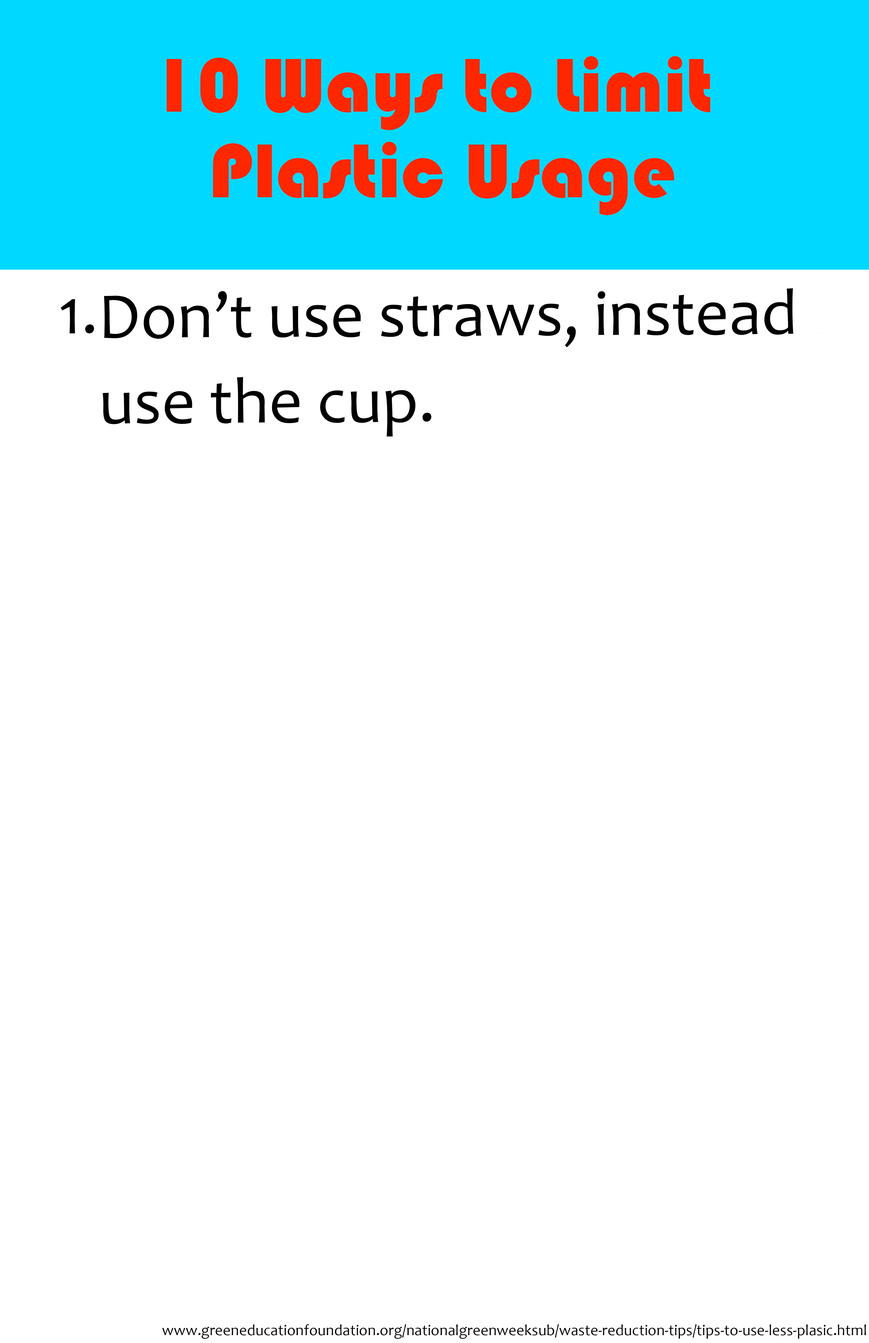
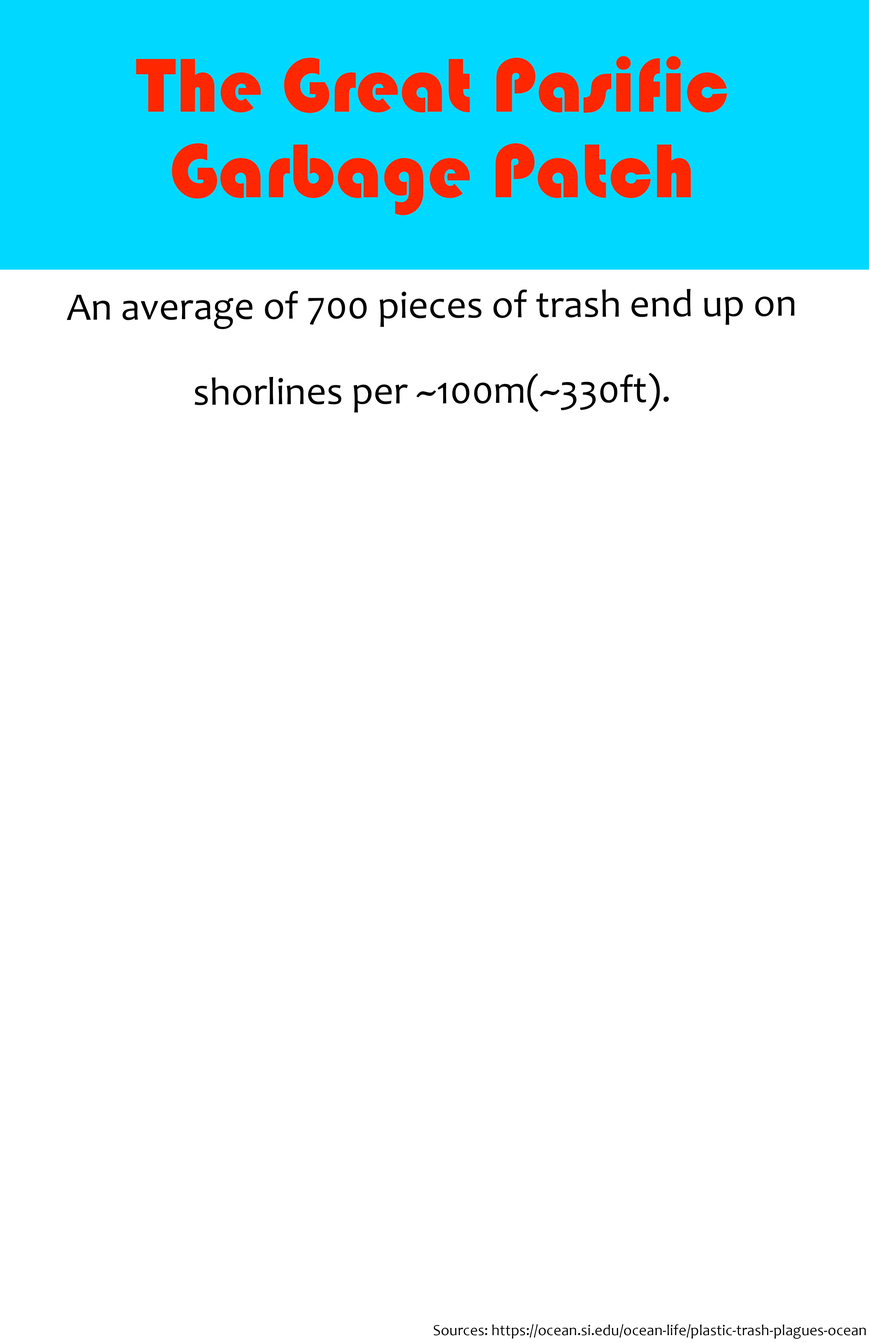
Comparing the layer stacks of the two 869x1343 images. Changes:
painted on "Title" over [136, 56, 728, 216]
removed layer "Numbering" over [60, 299, 95, 334]
renamed "Don’t use straws, instead . . use the cup." to "An average of 700 pieces of trash end up on shorlines per ~100m", painted on it over [66, 288, 822, 437]
painted on "Citation" over [162, 1324, 867, 1340]
